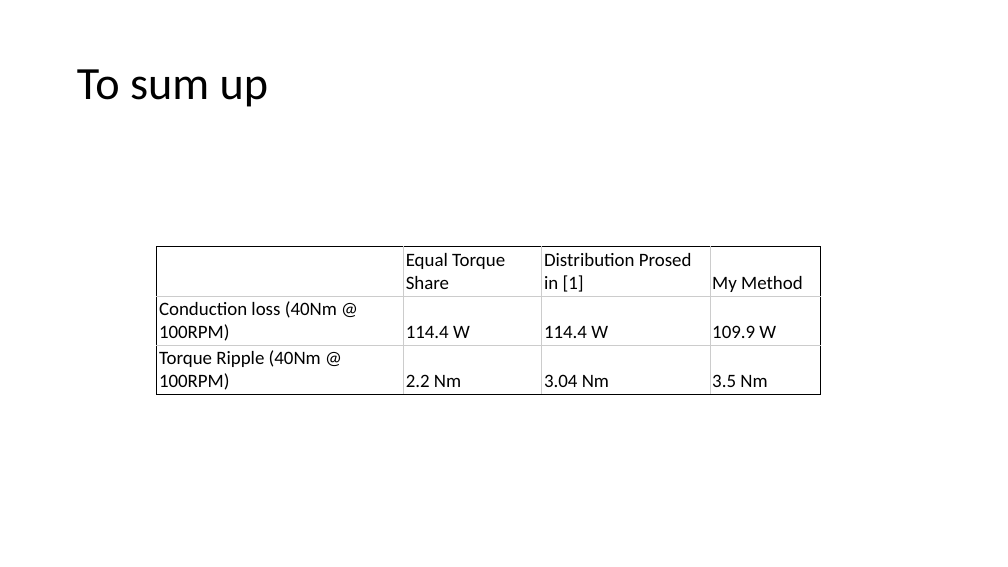
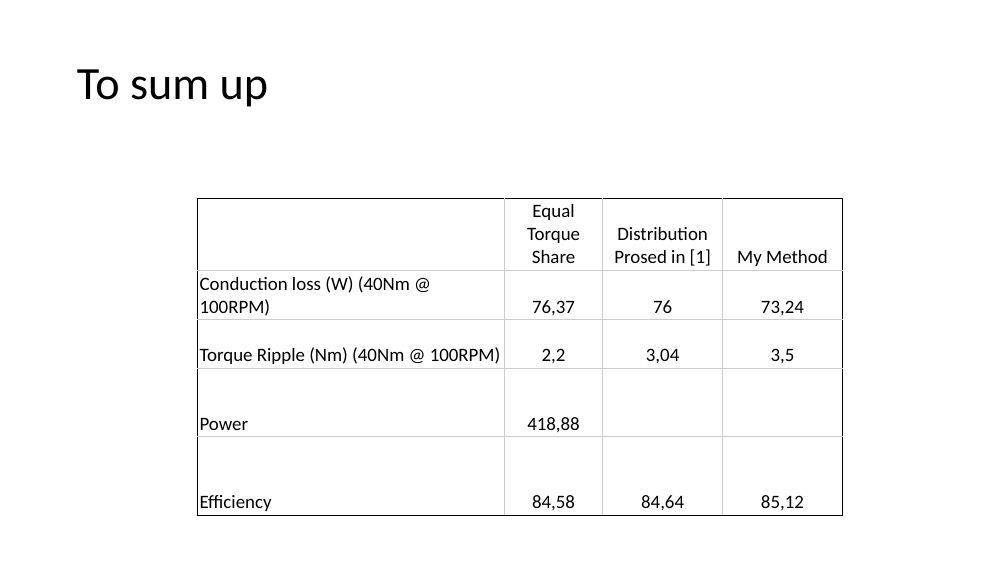
Before and after one commit to hakansrc/fault_tolerant_drives, a slide deck: slide 10 of Simulation/MPC/Sunumlar/MPC_sunum_week44.pptx. Drawn at 1008x567 pixels with LibreOffice and Linux fonts; fonts in the diff are those of the drawing. Boxes give left, top, right and bottom in pixels: in the first picture for what was removed or moved away, otherwise in the second. Text is boxed around its words. In the diff, an @@ line names an element or a change of style, - is before the commit and + after.

```diff
--- a/Simulation/MPC/Sunumlar/MPC_sunum_week44.pptx
+++ b/Simulation/MPC/Sunumlar/MPC_sunum_week44.pptx
@@ table at bbox=[197, 198, 842, 515] @@
-row 2: Conduction loss (40Nm @ 100RPM) | 114.4 W | 114.4 W | 109.9 W
-row 3: Torque Ripple (40Nm @ 100RPM) | 2.2 Nm | 3.04 Nm | 3.5 Nm
+row 2: Conduction loss (W) (40Nm @ 100RPM) | 76,37 | 76 | 73,24
+row 3: Torque Ripple (Nm) (40Nm @ 100RPM) | 2,2 | 3,04 | 3,5
+row 4: Power | 418,88 |  | 
+row 5: Efficiency | 84,58 | 84,64 | 85,12
@@ table: place and size @@
-table at bbox=[157, 247, 820, 394]
+table at bbox=[197, 198, 842, 515]
```
Also in this commit, not shown: 2 other slides changed, 2 other files.
